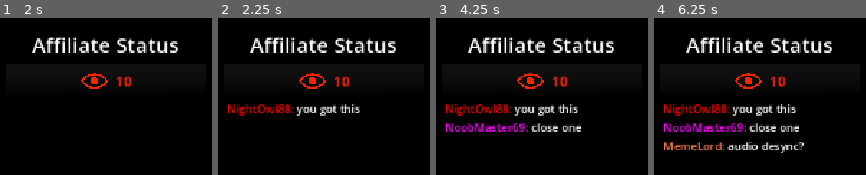
Above: before the commit, frames 1-4 (left to right).
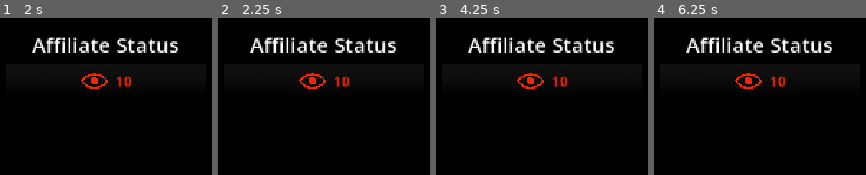
Above: after the commit, the same moments.

Repository: awesomness560/ParryEverything
Game: Godot game, scene res://main.tscn
Same seed, same stepped clock (60 frames per second), same inputs: the game is played once before the commit and once after it. A sky picture missing from this copy of the repository is replaced by a grey-blue gradient.
Inputs (mouse positions are in pixels of both pictures, inside the frame that each line leads up to):
- Up to frame 1 (2 s): tap Enter at 0.5 s; move the mouse to (outside the picture) at 0.52 s; hold Right mouse button (parry_activate) 0.53-1.28 s; hold W (forward) from 0.53 s (still down); tap Space (jump) at 0.77, 1.52 s; tap R (restart, bound only after the commit) at 1.25 s; move the mouse to (outside the picture) at 1.27 s; tap L (taunt) at 1.35 s
- Up to frame 2 (2.25 s): keep holding W (forward); tap R (restart, bound only after the commit) at 2 s; move the mouse to (outside the picture) at 2.02 s; hold 1 from 2.03 s (still down)
- Up to frame 3 (4.25 s): keep holding W (forward); tap R (restart, bound only after the commit) at 2.75, 3.5, 4.15 s; move the mouse to (outside the picture) at 2.77 s; release 1 at 2.78 s; tap 2 at 2.85 s; tap Space (jump) at 3.02, 3.77 s; move the mouse to (outside the picture) at 3.52 s; hold 3 from 3.53 s (still down)
- Up to frame 4 (6.25 s): tap R (restart, bound only after the commit) at 4.25 s; move the mouse to (outside the picture) at 4.27 s; release 3 at 4.28 s; tap 4 at 4.35 s; tap Space (jump) at 4.52, 6.02 s; move the mouse to (outside the picture) at 5.02 s; hold Right mouse button (parry_activate) 5.03-5.78 s; move the mouse to (outside the picture) at 5.77 s; release W (forward) at 5.78 s; hold D (right) from 5.78 s (still down); tap L (taunt) at 5.85 s

Frame 1 is identical in both runs. In frame 2, 2.5% of the frame differs, in the area x 4-67%, y 54-63%; in frame 3, 4.7%; in frame 4, 6.5%, in the area x 4-71%, y 54-86%.

Commit message:
restart level

Diff:
--- a/parry-everything-game/Misc/Signal_Bus.gd
+++ b/parry-everything-game/Misc/Signal_Bus.gd
@@ -2,3 +2,7 @@
 
 signal dealDamage(parryResource : ParryResource)
 signal successfullParry(parryResource : ParryResource, isPerfect : bool)
+
+func _unhandled_input(event: InputEvent) -> void:
+	if event.is_action_pressed("restart"):
+		get_tree().change_scene_to_file("res://main.tscn")
--- a/parry-everything-game/project.godot
+++ b/parry-everything-game/project.godot
@@ -80,6 +80,11 @@
 "events": [Object(InputEventMouseButton,"resource_local_to_scene":false,"resource_name":"","device":-1,"window_id":0,"a …(257 unchanged characters)…
 ]
 }
+restart={
+"deadzone": 0.2,
+"events": [Object(InputEventKey,"resource_local_to_scene":false,"resource_name":"","device":-1,"window_id":0,"alt_pressed":false,"shift_pressed":false,"ctrl_pressed":false,"meta_pressed":false,"pressed":false,"keycode":0,"physical_keycode":82,"key_label":0,"unicode":114,"location":0,"echo":false,"script":null)
+]
+}
 
 [physics]
 
